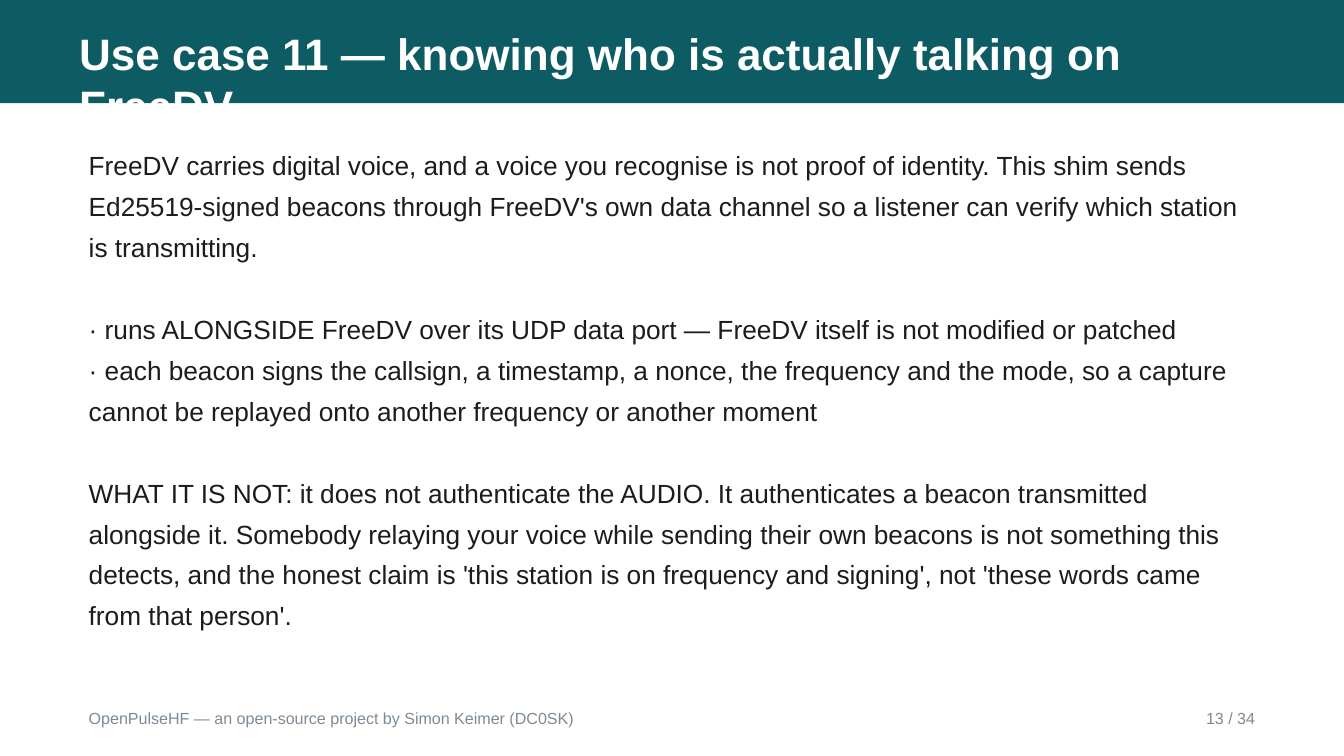
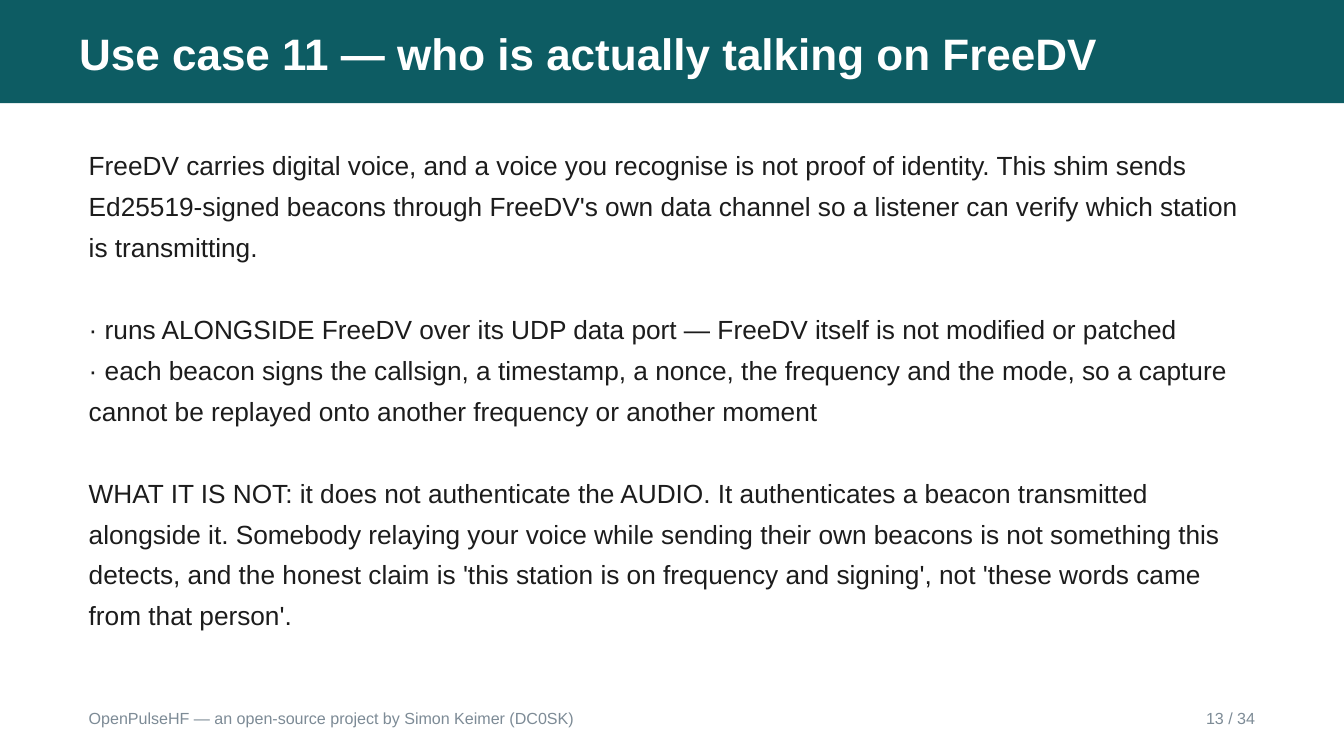
Before and after one commit to dc0sk/OpenPulseHF, a slide deck: slide 13 of docs/presentations/OpenPulseHF-Overview.odp. Drawn at 1344x756 pixels with LibreOffice and Linux fonts; fonts in the diff are those of the drawing. Boxes give left, top, right and bottom in pixels: in the first picture for what was removed or moved away, otherwise in the second. Text is boxed around its words. In the diff, an @@ line names an element or a change of style, - is before the commit and + after.

```diff
--- a/docs/presentations/OpenPulseHF-Overview.odp
+++ b/docs/presentations/OpenPulseHF-Overview.odp
@@ text at (x1=79, y1=38, x2=1096, y2=78): text changed @@
-Use case 11 — knowing who is actually talking on FreeDV
+Use case 11 — who is actually talking on FreeDV
```
Also in this commit, not shown: 2 other slides changed, 7 other files.
